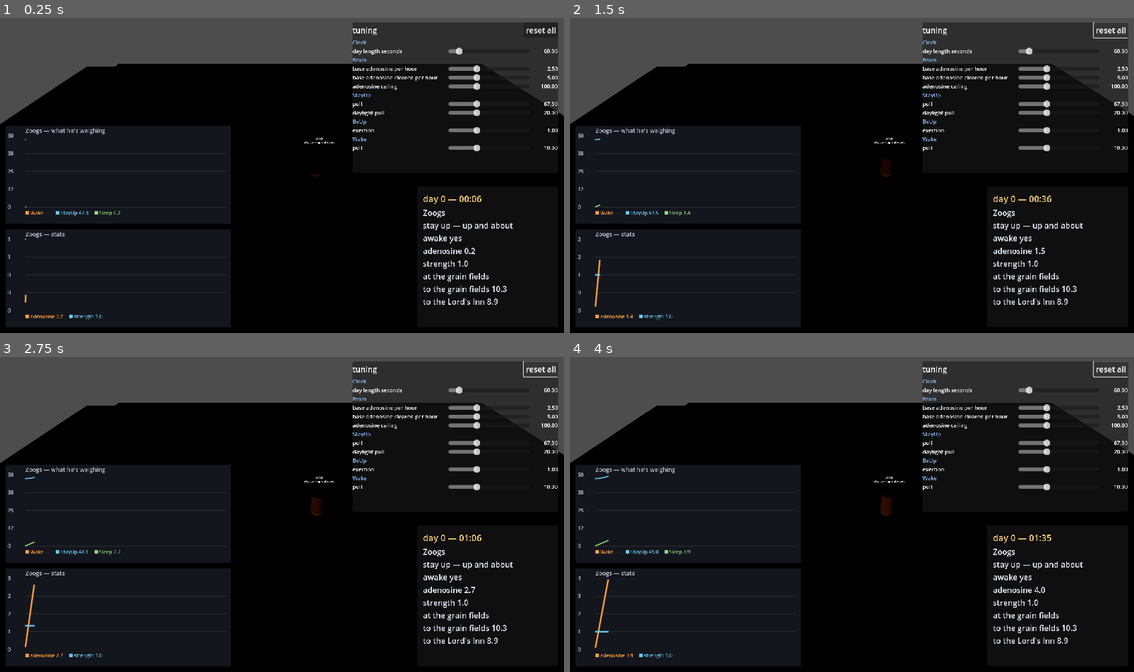
Above: before the commit, frames 1-4 (two rows, left to right).
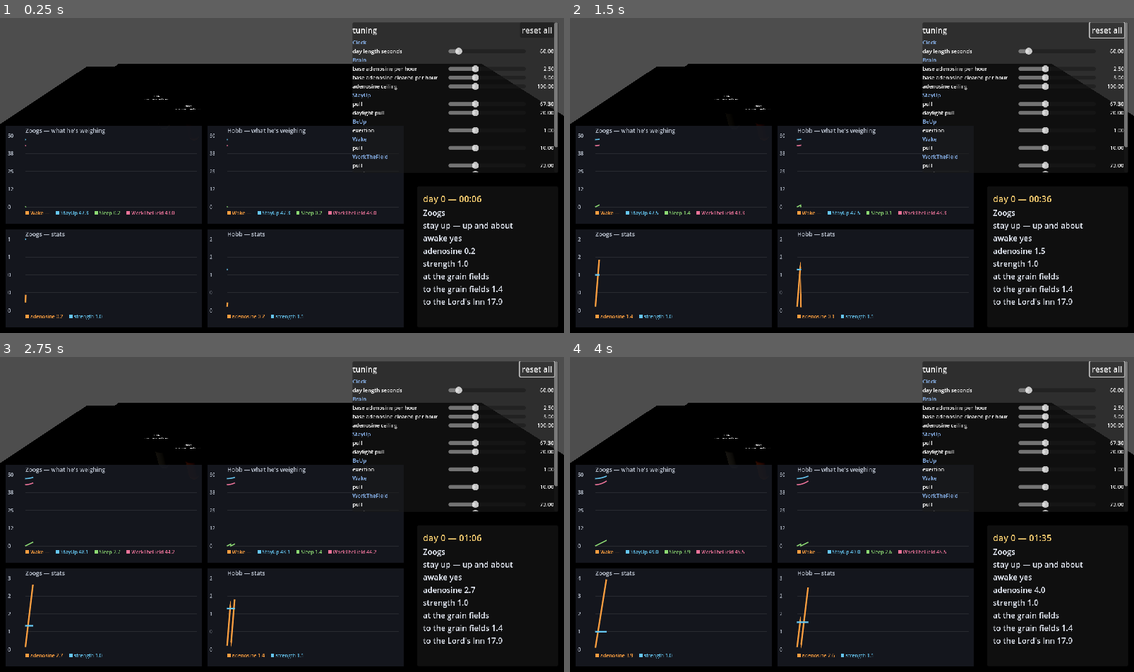
Above: after the commit, the same moments.

Repository: zmkram322/TheKingYouDontSee
Game: Godot game, scene res://game/game.tscn
Same seed, same stepped clock (60 frames per second), same inputs: the game is played once before the commit and once after it.
Inputs:
- Up to frame 1 (0.25 s): no input
- Up to frame 2 (1.5 s): click "reset all" at 1.25 s
- Up to frame 3 (2.75 s): no input
- Up to frame 4 (4 s): no input

The runs differ from the first frame. In frame 1, 19% of the frame differs, in the area x 4-99%, y 1-99%; in frame 2, 19%; in frame 3, 19%; in frame 4, 19%.

Commit message:
rung 3  two farmers, one plot
Workstation is a day-long tenancy: claimed_by + claimed_on_day, expiry
lazy at read time via person.clock.day() (not one station carries a
wire), presence required to claim but never to see. No release() — under
renew-on-use, abandoning IS not renewing. WorkTheField gates on "are
there candidates" (awake first — a sleeping man must not bid for the
plot his own lapsed claim freed), scores on the sun with a steeper
daylight term than StayUp so work wins the day and hands back the
evening, and one get_best_candidate over Town's stably-sorted list keeps
gate, score and step agreeing. Town gets find_workstations (every match,
travel-cost order, path tiebreak — no radius, no cap, per Decision 7)
and the two idleness counters as plain accumulating floats; decay
arrives with their first reader.

Scene: one Plot under the Fields, and Hobb — strength 1.15, otherwise
Zoogs' equal — standing beside him. Deliberately short by one plot;
the contention IS the rung. Hobb's graphs join the screen, and the
stray layout_mode the editor dropped from PersonReadout rides along.

Measured over six days: Zoogs holds 22:01 / 06:01 untouched, Hobb rises
04:41 and takes the plot first every settled day.

Co-Authored-By: Claude Fable 5 <noreply@anthropic.com>

Diff:
--- /dev/null
+++ b/tkyds-game/game/actions/work_step.gd
@@ -0,0 +1,33 @@
+class_name WorkStep
+extends ActionStep
+
+# The working itself. Like every step it holds no progress — no furrow counter,
+# no elapsed anything. Which plot he is working is re-derived every tick from
+# the same get_best_candidate the gate and score used, and who holds the plot
+# lives on the plot.
+
+func advance(person: Person, _hours: float) -> bool:
+	var work := get_parent() as WorkTheField
+	if work == null:
+		push_warning("a WorkStep's parent must be a WorkTheField — it has no idea what to work")
+		return true
+	var station := work.get_best_candidate(person)
+	if station == null:
+		# Gone between deciding and doing. The serial loop means nothing runs
+		# in between today, so this cannot happen yet — kept as a quiet no-op
+		# rather than an assumption the day the loop stops being serial.
+		return true
+	# RENEWED BY USE — claim() on EVERY tick this advances, not once at the
+	# start. He is present and it is already his, so the call re-stamps today
+	# and dawn passes under him; nothing else keeps a claim alive. claim() is
+	# also the presence check: a man not standing at the plot's place gets
+	# false, and rung 4's answer to that false is "walk there first".
+	if not station.claim(person):
+		return false
+	# The work has nothing to move yet — grain arrives with inventory at rung 5
+	# and work-that-takes-time at 9a. Holding the plot IS this rung's work.
+	return false
+
+
+func describe(_person: Person) -> String:
+	return "in the furrows"
--- /dev/null
+++ b/tkyds-game/game/actions/work_the_field.gd
@@ -0,0 +1,97 @@
+class_name WorkTheField
+extends Action
+
+# Work a plot in the fields. The first action whose availability depends on
+# somebody ELSE — a plot another man holds is off your ballot entirely, so the
+# loser of a dawn race is never scored, not outscored, and the graph draws his
+# work as a hole rather than a losing line.
+#
+# An Action is a family, not a single choice: "work the field" means "work
+# WHICH plot". So the gate asks "are there candidates", the score asks "how
+# good is the best one", and the step asks "which one am I claiming" — and all
+# three MUST agree, or the utility that won is not the utility he gets, which
+# reads as "the AI is flaky" and costs a day to trace. They agree because all
+# three run through get_best_candidate below, over Town's stably sorted list.
+#
+# THE SCORE CARRIES ITS OWN DAYLIGHT TERM, AND THE GATE ASKS is_awake. Both
+# are load-bearing, worked out against the settled cycle before this landed:
+#
+#   Flat and high enough to beat StayUp at noon (87+), work would still be
+#   winning at 22:00, where StayUp has fallen to 50 — and bedtime is wherever
+#   rising adenosine crosses the top waking bid, so the farmers' turning-in
+#   hour would quietly move. With its own, steeper daylight term, work wins the
+#   day and loses the evening (crosses under StayUp near 20:45 at the shipped
+#   numbers), and StayUp remains the line bedtime is measured against. The
+#   numbers below also keep work above StayUp at 04:41, where a strong man
+#   rises — win the plot at dawn, hand the evening back to StayUp.
+#
+#   And without the is_awake gate, work sits on a SLEEPING man's ballot. His
+#   claim lapsed at midnight where he isn't standing on it, the plot reads
+#   free all night, and the first moment work's nighttime score beats his
+#   falling adenosine, he gets up to farm in the dark. Same gate StayUp
+#   already uses, for the same reason: a sleeping man's only way back to the
+#   waking ballot is Wake.
+
+# What kind of station this works. Matched against Workstation.work_name by
+# Town.find_workstations.
+@export var work_name := &"field work"
+
+# What working is worth at dawn and dusk, when the sun is level with the
+# horizon. Sits above StayUp's 67.3 so that a man who is up while the sun is
+# anywhere near the sky works rather than idles.
+@export var pull := 73.0
+
+# Added at midday, taken off at midnight, following the sun — same shape as
+# StayUp's anchor and deliberately STEEPER (30 against 20), which is what hands
+# the evening back to StayUp before bedtime. See the header.
+@export var daylight_pull := 30.0
+
+
+func is_available_to(person: Person) -> bool:
+	# A sleeping man doesn't bid for plots — see the header.
+	if not person.brain.is_awake():
+		return false
+	if person.town == null:
+		return false
+	var stations := person.town.find_workstations(person, work_name)
+	if stations.is_empty():
+		# TELEMETRY, NOT WORLD STATE — a deliberate, documented exception to
+		# "gate and score are reads, DO is the only write". "There was no
+		# field" is only knowable here, and nothing ever reads these counters
+		# back into a decision, so they cannot change what anybody does — the
+		# same exemption DecisionEngine._last_scores takes and documents. It
+		# does NOT license writes in gates generally.
+		person.town.note_no_candidates_existed()
+		return false
+	if _find_first_free(stations, person) == null:
+		# The other idleness, and a different world — the town has work and no
+		# room, not no work. See town.gd for why these are two counters.
+		person.town.note_every_candidate_was_taken()
+		return false
+	return true
+
+
+# How much he wants to work: the sun's arc, worth more than idling all day.
+# The best candidate's QUALITY is deliberately not in the sum yet — with one
+# kind of plot on common land every candidate is equally good, and the
+# travel-cost falloff that makes a near plot worth more than a far one is rung
+# 4's, landing the first time a man chooses between two places.
+func get_utility_score(person: Person) -> float:
+	return pull + daylight_pull * person.get_sun_height()
+
+
+# The one plot he would work: the first station free for him in Town's list,
+# which is stably sorted by travel cost — so gate, score and step, each calling
+# this fresh, land on the same station every time. Never iterates a Dictionary;
+# order is the whole contract.
+func get_best_candidate(person: Person) -> Workstation:
+	if person.town == null:
+		return null
+	return _find_first_free(person.town.find_workstations(person, work_name), person)
+
+
+func _find_first_free(stations: Array[Workstation], person: Person) -> Workstation:
+	for station in stations:
+		if station.is_free_for(person):
+			return station
+	return null
--- /dev/null
+++ b/tkyds-game/game/actions/work_the_field.tscn
@@ -0,0 +1,14 @@
+[gd_scene load_steps=3 format=3]
+
+[ext_resource type="Script" path="res://game/actions/work_the_field.gd" id="1_work_the_field"]
+[ext_resource type="Script" path="res://game/actions/work_step.gd" id="2_work_step"]
+
+[node name="WorkTheField" type="Node"]
+script = ExtResource("1_work_the_field")
+label = "work the field"
+work_name = &"field work"
+pull = 73.0
+daylight_pull = 30.0
+
+[node name="Work" type="Node" parent="."]
+script = ExtResource("2_work_step")
--- a/tkyds-game/game/game.tscn
+++ b/tkyds-game/game/game.tscn
@@ -9,6 +9,8 @@
 [ext_resource type="Script" path="res://game/town.gd" id="7_town"]
 [ext_resource type="Script" uid="uid://c3yankxrk447k" path="res://game/place.gd" id="8_place"]
 [ext_resource type="PackedScene" path="res://game/ui/person_readout.tscn" id="9_person_readout"]
+[ext_resource type="Script" path="res://game/workstation.gd" id="10_workstation"]
+[ext_resource type="PackedScene" path="res://game/actions/work_the_field.tscn" id="11_work_the_field"]
 
 [sub_resource type="Environment" id="Environment_sky"]
 background_color = Color(0.55, 0.68, 0.78, 1)
@@ -29,6 +31,9 @@
 
 [sub_resource type="StandardMaterial3D" id="StandardMaterial3D_inn"]
 albedo_color = Color(0.42, 0.29, 0.22, 1)
+
+[sub_resource type="StandardMaterial3D" id="StandardMaterial3D_plot"]
+albedo_color = Color(0.5, 0.37, 0.2, 1)
 
 [node name="Game" type="Node3D"]
 
@@ -60,6 +65,13 @@
 script = ExtResource("8_place")
 place_name = "the grain fields"
 
+[node name="Plot" type="MeshInstance3D" parent="Town/Fields"]
+transform = Transform3D(0.12, 0, 0, 0, 1, 0, 0, 0, 0.12, 0.2, 0.01, 0.15)
+material_override = SubResource("StandardMaterial3D_plot")
+mesh = SubResource("PlaneMesh_place")
+script = ExtResource("10_workstation")
+work_name = &"field work"
+
 [node name="Inn" type="MeshInstance3D" parent="Town"]
 transform = Transform3D(6, 0, 0, 0, 1, 0, 0, 0, 6, 8, 0.02, 4)
 material_override = SubResource("StandardMaterial3D_inn")
@@ -73,9 +85,23 @@
 town = NodePath("../Town")
 
 [node name="Zoogs" parent="Population" node_paths=PackedStringArray("current_place") instance=ExtResource("3_person")]
+transform = Transform3D(1, 0, 0, 0, 1, 0, 0, 0, 1, -8, 0, -4)
 person_name = "Zoogs"
 tint = Color(0.82, 0.46, 0.3, 1)
 current_place = NodePath("../../Town/Fields")
+
+[node name="WorkTheField" parent="Population/Zoogs/Brain" instance=ExtResource("11_work_the_field")]
+
+[node name="Hobb" parent="Population" node_paths=PackedStringArray("current_place") instance=ExtResource("3_person")]
+transform = Transform3D(1, 0, 0, 0, 1, 0, 0, 0, 1, -10.5, 0, -5.5)
+person_name = "Hobb"
+tint = Color(0.42, 0.58, 0.8, 1)
+current_place = NodePath("../../Town/Fields")
+
+[node name="WorkTheField" parent="Population/Hobb/Brain" instance=ExtResource("11_work_the_field")]
+
+[node name="Stats" parent="Population/Hobb" index="3"]
+strength = 1.15
 
 [node name="Camera" type="Camera3D" parent="."]
 transform = Transform3D(1, 0, 0, 0, 0.788, 0.616, 0, -0.616, 0.788, -2, 11, 14)
@@ -85,6 +111,7 @@
 
 [node name="StatGraph" parent="Screen" node_paths=PackedStringArray("person") instance=ExtResource("4_stat_graph")]
 layout_mode = 3
+offset_right = 412.0
 person = NodePath("../../Population/Zoogs")
 show_utilities = false
 title = "Zoogs — stats"
@@ -92,15 +119,36 @@
 [node name="UtilityGraph" parent="Screen" node_paths=PackedStringArray("person") instance=ExtResource("4_stat_graph")]
 layout_mode = 3
 offset_top = -424.0
+offset_right = 412.0
 offset_bottom = -224.0
 person = NodePath("../../Population/Zoogs")
 show_stats = false
 title = "Zoogs — what he's weighing"
 
+[node name="HobbStatGraph" parent="Screen" node_paths=PackedStringArray("person") instance=ExtResource("4_stat_graph")]
+layout_mode = 3
+offset_left = 424.0
+offset_right = 824.0
+person = NodePath("../../Population/Hobb")
+show_utilities = false
+title = "Hobb — stats"
+
+[node name="HobbUtilityGraph" parent="Screen" node_paths=PackedStringArray("person") instance=ExtResource("4_stat_graph")]
+layout_mode = 3
+offset_left = 424.0
+offset_top = -424.0
+offset_right = 824.0
+offset_bottom = -224.0
+person = NodePath("../../Population/Hobb")
+show_stats = false
+title = "Hobb — what he's weighing"
+
 [node name="PersonReadout" parent="Screen" node_paths=PackedStringArray("person", "clock") instance=ExtResource("9_person_readout")]
-layout_mode = 3
 person = NodePath("../../Population/Zoogs")
 clock = NodePath("../../Clock")
 
 [node name="TuningBoard" parent="Screen" instance=ExtResource("5_tuning_board")]
-watching = Array[NodePath]([NodePath("../../Clock"), NodePat …(143 unchanged characters)… ath("../../Population/Zoogs/Brain/Wake")])
+watching = Array[NodePath]([NodePath("../../Clock"), NodePat …(143 unchanged characters)… ath("../../Population/Zoogs/Brain/Wake"), NodePath("../../Population/Zoogs/Brain/WorkTheField"), NodePath("../../Population/Hobb/Stats")])
+
+[editable path="Population/Zoogs"]
+[editable path="Population/Hobb"]
--- a/tkyds-game/game/town.gd
+++ b/tkyds-game/game/town.gd
@@ -67,6 +67,68 @@
 # written — keep this loop as the slow oracle, run both, assert they agree. The
 # build plan's "find_people_at and get_current_place never disagree" assertion
 # is vacuous today because there is only one copy; it is banked for exactly then.
+# The two flavours of idleness, and they are TWO on purpose: "there was no
+# field" and "every field was taken" are different worlds with opposite fixes —
+# collapsed into one number, the day the town runs out of work looks exactly
+# like the day it runs out of workers. Each is one accumulating float and never
+# a history: a list of nights would be the decision log the plan names as its
+# only unbounded complexity class. These are the class of fact that CANNOT be
+# recomputed from world state — a failure that already happened leaves no trace
+# in a snapshot — which is why storing them doesn't break "store nothing you
+# can work out again".
+#
+# PLAIN accumulators for now, deliberately: decay arrives with the first reader
+# (a Lord noticing his town stands idle), because a half-life is a tuning knob
+# and a knob nothing reads is substrate before need. Nothing reads these yet,
+# and that is correct. They are telemetry written from a gate — the documented
+# exception lives at the write site in work_the_field.gd.
+var no_candidates_existed_pressure := 0.0
+var every_candidate_was_taken_pressure := 0.0
+
+
+# Every station in this town where that kind of work is done, STABLY SORTED by
+# what the journey costs the asking person, node path as tiebreak — never
+# Dictionary hash order. The sort is the agreement mechanism: gate, score and
+# step each re-derive "the best plot" fresh, and a stable order is what makes
+# three derivations land on the same one.
+#
+# No radius bound and no nearest-N cap, deliberately: a far plot is outbid,
+# never barred, and locality is emergent — a station in the next town would sit
+# at the bottom of this list because it is expensive, not because a rule says
+# "only your own town". Nothing truncates; a caller that ever wants the nearest
+# three takes the front of the list.
+#
+# Freeness is NOT filtered here — that is the asking action's business, and a
+# taken plot is still a fact about the town (it is what makes "every field was
+# taken" answerable at all).
+func find_workstations(person: Person, work_name: StringName) -> Array[Workstation]:
+	var found: Array[Workstation] = []
+	for place in get_places():
+		for child in place.get_children():
+			var station := child as Workstation
+			if station != null and station.work_name == work_name:
+				found.append(station)
+	found.sort_custom(func(left: Workstation, right: Workstation) -> bool:
+		var left_cost: float = person.get_travel_cost_to(left.get_place())
+		var right_cost: float = person.get_travel_cost_to(right.get_place())
+		if left_cost != right_cost:
+			return left_cost < right_cost
+		return String(left.get_path()) < String(right.get_path()))
+	return found
+
+
+# "There was no field." The town has run out of WORK — the fix is more
+# stations, and it is nothing like the fix for the counter below.
+func note_no_candidates_existed() -> void:
+	no_candidates_existed_pressure += 1.0
+
+
+# "Every field was taken." The town has run out of ROOM — it has more willing
+# hands than places to put them.
+func note_every_candidate_was_taken() -> void:
+	every_candidate_was_taken_pressure += 1.0
+
+
 func find_people_at(place: Place) -> Array[Person]:
 	var found: Array[Person] = []
 	# Nobody is at nowhere — and this is a real answer, not a swallowed error. A
--- /dev/null
+++ b/tkyds-game/game/workstation.gd
@@ -0,0 +1,97 @@
+class_name Workstation
+extends Node3D
+
+# One spot that one person works at a time. A plot in the grain fields today; a
+# millstone, an anvil and — the case the expiry rule below was actually shaped
+# for — a bed, later. Who has his hands on it is a fact about the STATION, not a
+# plan stored on a person, which is why the two fields below don't break "store
+# nothing you can work out again": no amount of looking at the world would tell
+# you who claimed the millstone.
+#
+# A claim is a DAY-LONG TENANCY, not a per-tick lease. Two fields, and the
+# second is what makes a claim expire without anything ever sweeping: a claim
+# stamped yesterday simply isn't a claim today. Expiry is LAZY — one comparison,
+# run at read time when somebody happens to ask — so a station nobody asks about
+# can sit stamped with last week's claim forever at zero cost. Nothing sweeps,
+# nothing maintains this, and UPKEEP never touches it. (A sweep was the original
+# plan and was ruled out: it is incompatible with the frame-stagger rung 1
+# exists to enable — a man thinking every 4th frame would fail to renew on 3 of
+# them and be evicted from a plot he is standing on.)
+#
+# What keeps a claim alive is USE: the working step calls claim() on every tick
+# it advances. He is present and it is already his, so the call succeeds and
+# re-stamps today — a day boundary passes under a man mid-work and nothing
+# expires. Only claims nobody is standing on go stale.
+#
+# There is deliberately NO release(). Under renew-on-use, abandoning a plot IS
+# simply not renewing it — walk away and the claim lapses at the next day
+# boundary on its own. A release() today would be a call site with no caller;
+# what would earn it is an Action that scores giving a station up EARLY, so
+# that somebody else can have it before tonight. Nothing scores that yet.
+#
+# Note what is also not here: an `owner`, and is_permitted_to(). This plot is
+# common land — the king's, which is the same answer as nobody's — and both
+# arrive at rung 6 when there is finally an Obligation for them to read.
+
+# What kind of work is done here. Town.find_workstations matches on this, so it
+# is what makes a plot answer "field work" and a millstone, one day, not.
+@export var work_name := &"field work"
+
+# Who has this spot, and which day he took it. -1 means never claimed, which no
+# clock.day() ever returns.
+var claimed_by: Person = null
+var claimed_on_day := -1
+
+
+# A station stands AT a place — its parent, structurally — and everything about
+# it hangs on that: presence is checked against the place, and Town finds
+# stations by walking its places' children. One authored anywhere else is
+# invisible and unclaimable, which without this warning would read as "nobody
+# wants to work" rather than as a mis-parented node.
+func _ready() -> void:
+	if get_place() == null:
+		push_warning("Workstation \"%s\" is not the child of a Place — nobody will ever find or work it" % name)
+
+
+# The place this station stands at — its parent, the same "structurally where it
+# belongs" pattern Brain uses to find its Person. No wire to mis-type.
+func get_place() -> Place:
+	return get_parent() as Place
+
+
+# Free, or already his. Asked in GATE, every tick, by everybody — and it NEVER
+# asks about presence: a man deciding from across town whether there is work for
+# him must be able to see a free plot from there, or rung 4's "walk there and
+# work" could never score. Standing here is claim()'s question alone.
+func is_free_for(person: Person) -> bool:
+	# A holder who has been freed is not a holder. Freeing a node does not null
+	# your reference — `claimed_by == null` stays false and the next property
+	# read errors — so without this the town reserves a plot for a dead man,
+	# and "delete somebody mid-run" produces a stack trace instead of a
+	# verdict. This is the first spot in the build where the guard is genuinely
+	# reachable: one person can now hold a reference to another across ticks.
+	if not is_instance_valid(claimed_by):
+		claimed_by = null
+	if claimed_by == null:
+		return true
+	# Yesterday's claim, expired where it lies. The day is read off the asking
+	# person's clock — everyone shares the one Clock, pulled off Population at
+	# birth — so not one station carries a wire of its own.
+	if claimed_on_day < person.clock.day():
+		return true
+	return claimed_by == person
+
+
+# Take it, or re-stamp it if it is already his. Written in DO, and only by a
+# man standing here — you cannot reserve a plot from your bed. For the man
+# already holding it this is the renewal: the working step calls it every tick
+# it advances, and that re-stamp is the whole mechanism that keeps a worked
+# claim alive across a day boundary.
+func claim(person: Person) -> bool:
+	if person.get_current_place() != get_place():
+		return false
+	if not is_free_for(person):
+		return false
+	claimed_by = person
+	claimed_on_day = person.clock.day()
+	return true
Not shown, added: tkyds-game/game/actions/work_step.gd.uid
Not shown, added: tkyds-game/game/actions/work_the_field.gd.uid
Not shown: 1 places in tkyds-game/game/game.tscn that only renumber resources
Not shown, added: tkyds-game/game/workstation.gd.uid
